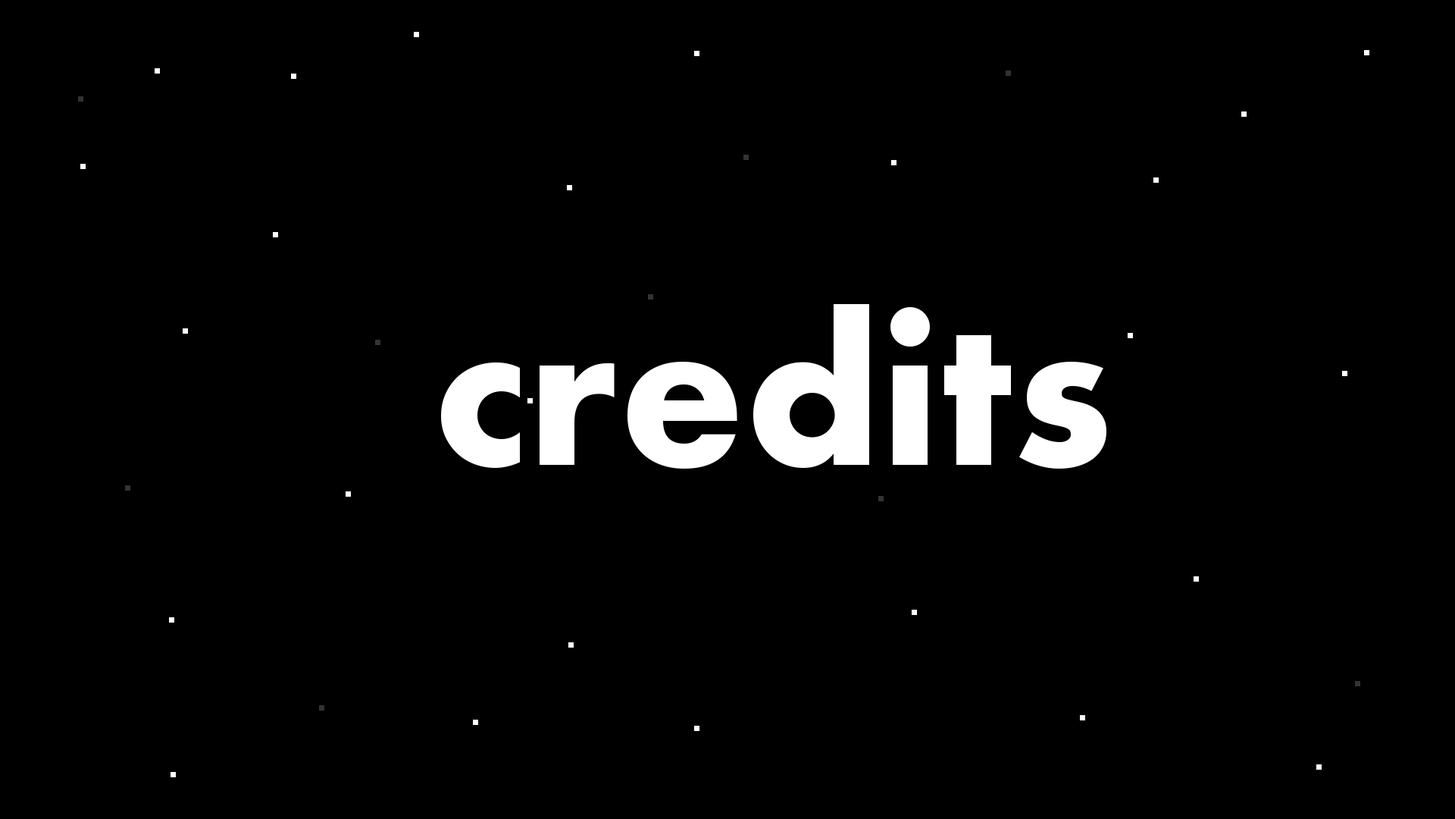
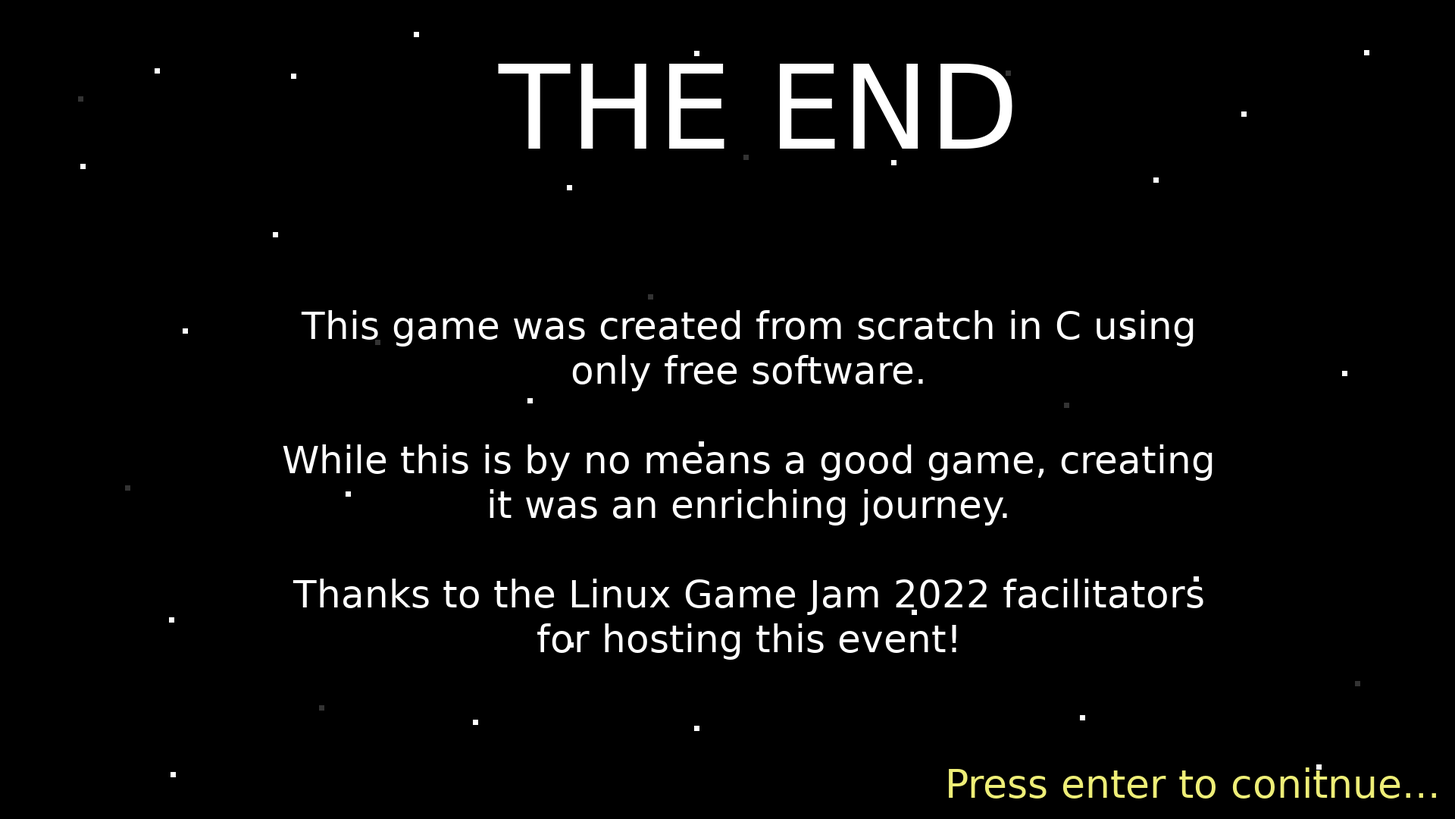
Two versions of the same layered image (1455x819). Layer-by-layer changes:
added layer "This game was created from scr..." above "Pasted Layer" over box(282, 310, 1213, 660)
added layer "Pasted Layer" above "THE END" over box(948, 767, 1437, 799)
renamed "credits" to "THE END", painted on it over box(441, 63, 1107, 469)
